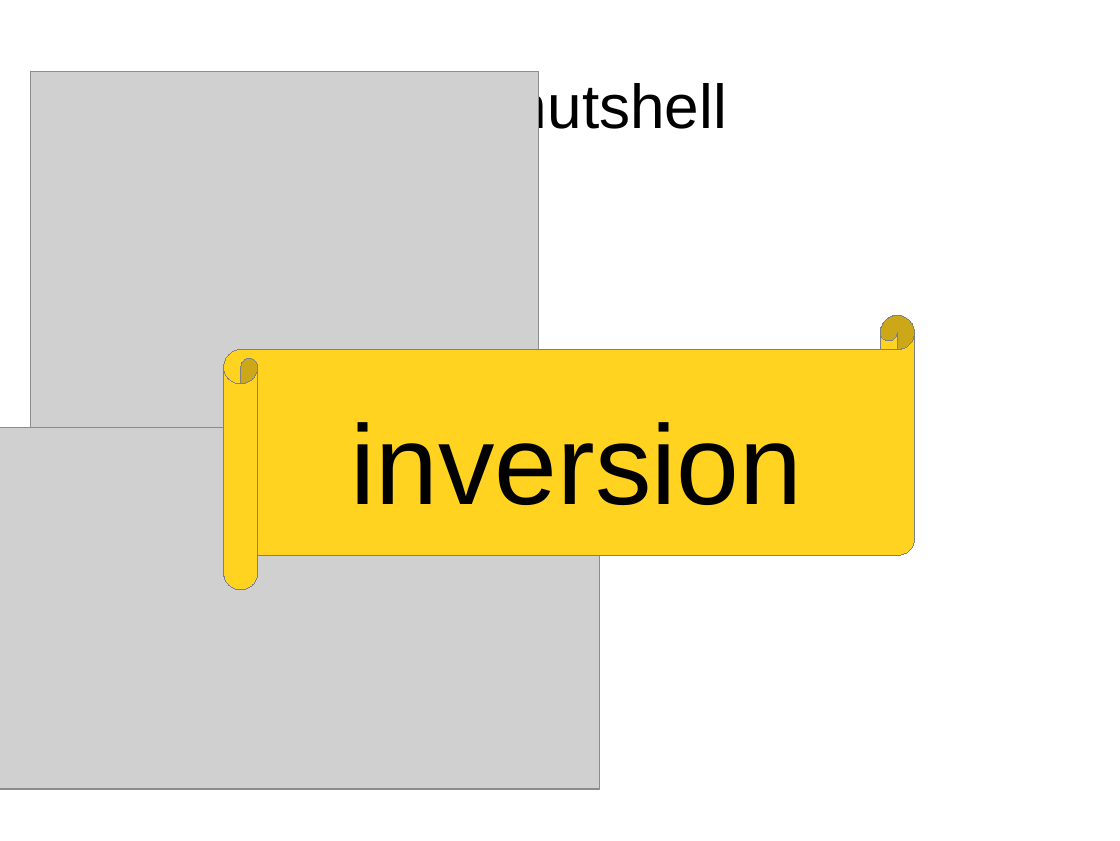
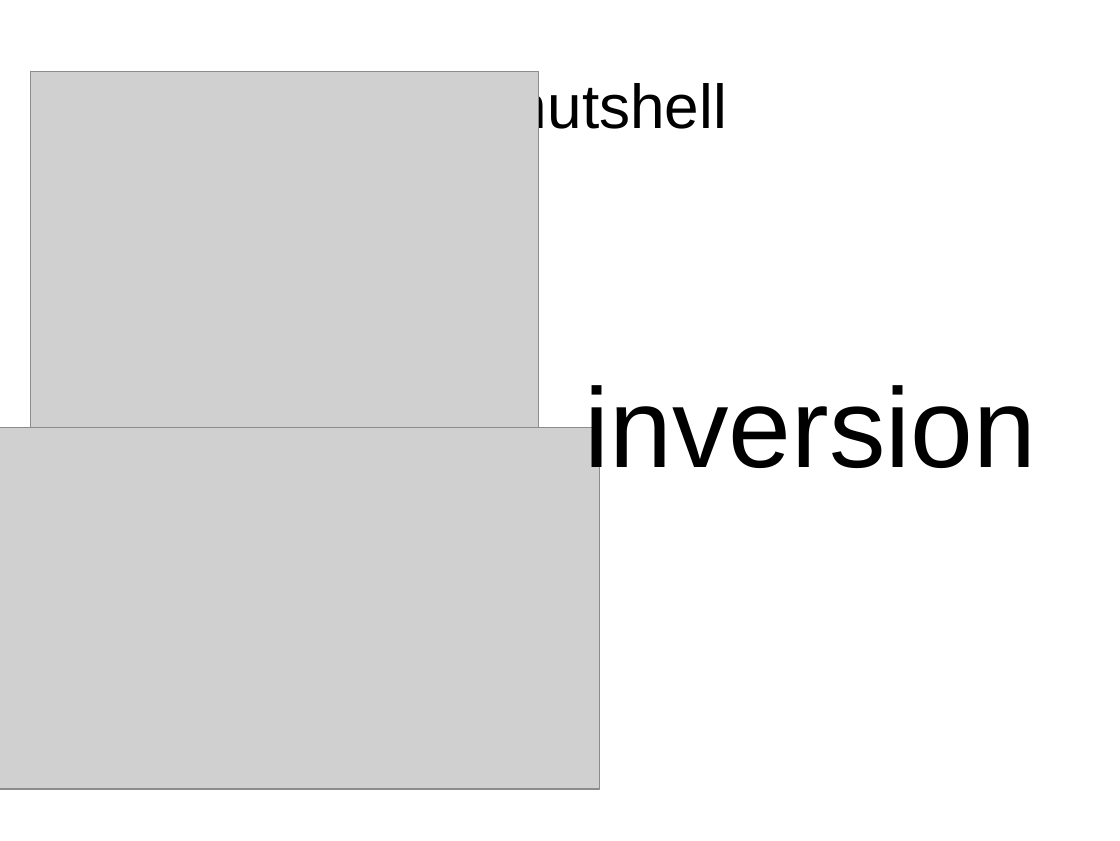
Before and after one commit to leouieda/agu-cancun2013, a slide deck: slide 8 of presentation/uieda_oliveirajr_barbosa.odp. Drawn at 1120x841 pixels with LibreOffice and Linux fonts; fonts in the diff are those of the drawing; grey boxes stand for pictures. Boxes give left, top, right and bottom in pixels: in the first picture for what was removed or moved away, otherwise in the second. Text is boxed around its words. In the diff, an @@ line names an element or a change of style, - is before the commit and + after.

```diff
--- a/presentation/uieda_oliveirajr_barbosa.odp
+++ b/presentation/uieda_oliveirajr_barbosa.odp
@@ horizontal scroll removed at (224,315,915,589) @@
@@ text "inversion" rewrapped from (351,422,803,505) to (584,385,1036,487) @@
```
Also in this commit, not shown: 7 other slides changed, 11 slides added, 3 slides removed, 16 other files.
